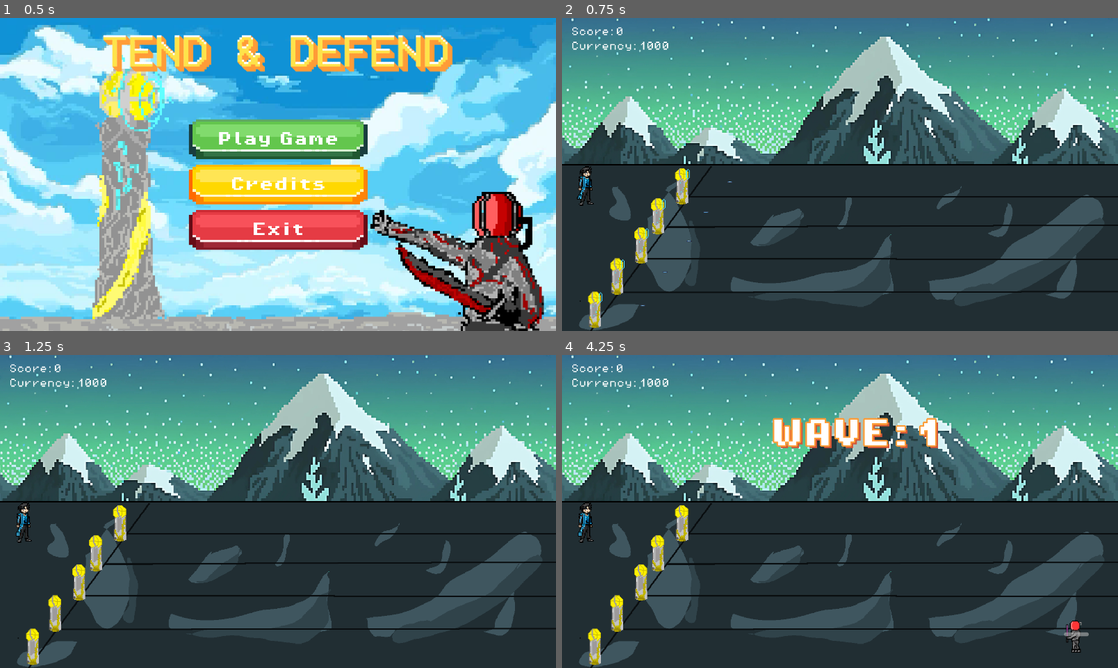
Above: before the commit, frames 1-4 (two rows, left to right).
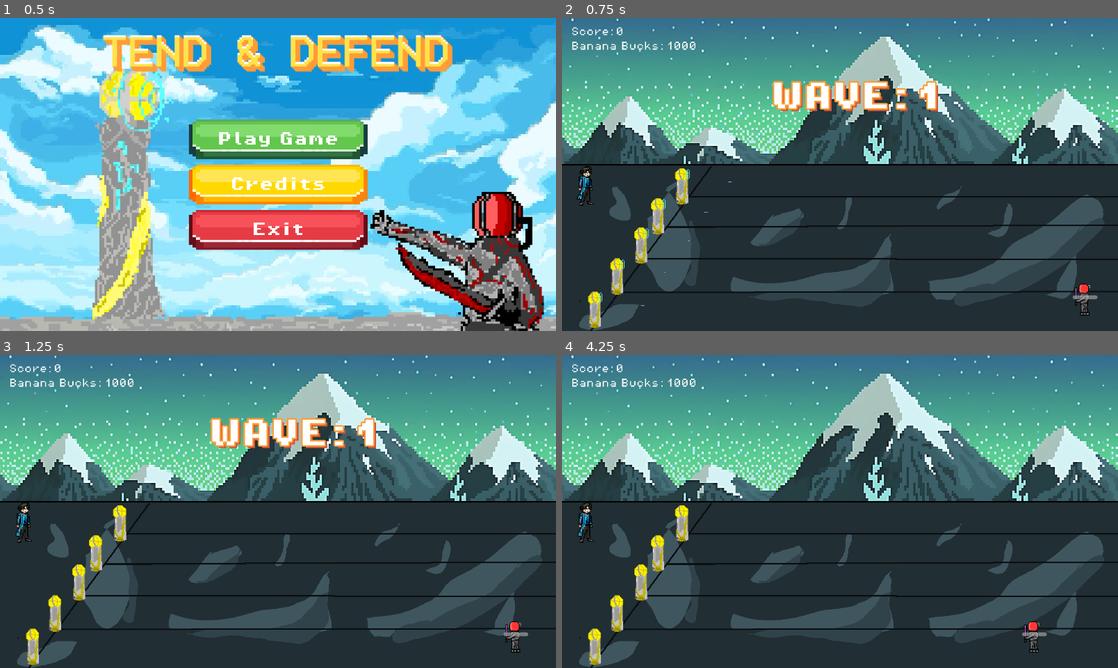
Above: after the commit, the same moments.

Repository: varun22/ECS179-FinalProject
Game: Godot game, scene res://scenes/menu.tscn
Same seed, same stepped clock (60 frames per second), same inputs: the game is played once before the commit and once after it. The engine's default icon, where the game draws it, is replaced by a stand-in: a white triangle on a blue panel in a dark square. Sound files missing from this copy of the repository are replaced by a short silence.
Inputs:
- Up to frame 1 (0.5 s): no input
- Up to frame 2 (0.75 s): click "Play Game" at 0.5 s
- Up to frame 3 (1.25 s): no input
- Up to frame 4 (4.25 s): tap Enter (ui_accept) at 1.25, 1.52, 2.27, 3.77 s; hold Right (ui_right) 1.28-2.78 s; hold Left (ui_left) 2.78-3.53 s; hold Right (ui_right) from 3.53 s (still down)

Frame 1 is identical in both runs. In frame 2, 2.4% of the frame differs, in the area x 1-97%, y 7-96%; in frame 3, 2.4%; in frame 4, 2.7%, in the area x 1-95%, y 7-96%.

Commit message:
Basic Coin functions
Added Banana Bucks

Diff:
--- /dev/null
+++ b/tend&defend/banana.gd
@@ -0,0 +1,12 @@
+extends Area2D
+#remove Mask 3 since just used for testing
+func _ready() -> void:
+	signals.turret_shot.connect(_free_bananas)
+
+func _on_body_entered(body):
+	#Update score
+	queue_free()
+
+func _free_bananas() -> void:
+	print("Free all banans")
+	queue_free()
--- /dev/null
+++ b/tend&defend/scenes/banana.tscn
@@ -0,0 +1,151 @@
+[gd_scene load_steps=22 format=3 uid="uid://clblmo6lp2p63"]
+
+[ext_resource type="Script" path="res://banana.gd" id="1_wrrrb"]
+[ext_resource type="Texture2D" uid="uid://bfdacygb6it72" path="res://assets/Banana/Banana.png" id="2_pn06q"]
+
+[sub_resource type="AtlasTexture" id="AtlasTexture_k10n7"]
+atlas = ExtResource("2_pn06q")
+region = Rect2(0, 0, 32, 32)
+
+[sub_resource type="AtlasTexture" id="AtlasTexture_85crb"]
+atlas = ExtResource("2_pn06q")
+region = Rect2(32, 0, 32, 32)
+
+[sub_resource type="AtlasTexture" id="AtlasTexture_uosif"]
+atlas = ExtResource("2_pn06q")
+region = Rect2(64, 0, 32, 32)
+
+[sub_resource type="AtlasTexture" id="AtlasTexture_b0kt3"]
+atlas = ExtResource("2_pn06q")
+region = Rect2(96, 0, 32, 32)
+
+[sub_resource type="AtlasTexture" id="AtlasTexture_k8xvq"]
+atlas = ExtResource("2_pn06q")
+region = Rect2(0, 32, 32, 32)
+
+[sub_resource type="AtlasTexture" id="AtlasTexture_g74ru"]
+atlas = ExtResource("2_pn06q")
+region = Rect2(32, 32, 32, 32)
+
+[sub_resource type="AtlasTexture" id="AtlasTexture_1ui4s"]
+atlas = ExtResource("2_pn06q")
+region = Rect2(64, 32, 32, 32)
+
+[sub_resource type="AtlasTexture" id="AtlasTexture_kc3xv"]
+atlas = ExtResource("2_pn06q")
+region = Rect2(96, 32, 32, 32)
+
+[sub_resource type="AtlasTexture" id="AtlasTexture_6277y"]
+atlas = ExtResource("2_pn06q")
+region = Rect2(0, 64, 32, 32)
+
+[sub_resource type="AtlasTexture" id="AtlasTexture_7rtlx"]
+atlas = ExtResource("2_pn06q")
+region = Rect2(32, 64, 32, 32)
+
+[sub_resource type="AtlasTexture" id="AtlasTexture_dse0u"]
+atlas = ExtResource("2_pn06q")
+region = Rect2(64, 64, 32, 32)
+
+[sub_resource type="AtlasTexture" id="AtlasTexture_6hpjm"]
+atlas = ExtResource("2_pn06q")
+region = Rect2(96, 64, 32, 32)
+
+[sub_resource type="AtlasTexture" id="AtlasTexture_3saxd"]
+atlas = ExtResource("2_pn06q")
+region = Rect2(0, 96, 32, 32)
+
+[sub_resource type="AtlasTexture" id="AtlasTexture_ac7pm"]
+atlas = ExtResource("2_pn06q")
+region = Rect2(32, 96, 32, 32)
+
+[sub_resource type="AtlasTexture" id="AtlasTexture_lqg6e"]
+atlas = ExtResource("2_pn06q")
+region = Rect2(64, 96, 32, 32)
+
+[sub_resource type="AtlasTexture" id="AtlasTexture_qnqvf"]
+atlas = ExtResource("2_pn06q")
+region = Rect2(96, 96, 32, 32)
+
+[sub_resource type="AtlasTexture" id="AtlasTexture_2comu"]
+atlas = ExtResource("2_pn06q")
+region = Rect2(0, 128, 32, 32)
+
+[sub_resource type="SpriteFrames" id="SpriteFrames_gcbpb"]
+animations = [{
+"frames": [{
+"duration": 1.0,
+"texture": SubResource("AtlasTexture_k10n7")
+}, {
+"duration": 1.0,
+"texture": SubResource("AtlasTexture_85crb")
+}, {
+"duration": 1.0,
+"texture": SubResource("AtlasTexture_uosif")
+}, {
+"duration": 1.0,
+"texture": SubResource("AtlasTexture_b0kt3")
+}, {
+"duration": 1.0,
+"texture": SubResource("AtlasTexture_k8xvq")
+}, {
+"duration": 1.0,
+"texture": SubResource("AtlasTexture_g74ru")
+}, {
+"duration": 1.0,
+"texture": SubResource("AtlasTexture_1ui4s")
+}, {
+"duration": 1.0,
+"texture": SubResource("AtlasTexture_kc3xv")
+}, {
+"duration": 1.0,
+"texture": SubResource("AtlasTexture_6277y")
+}, {
+"duration": 1.0,
+"texture": SubResource("AtlasTexture_7rtlx")
+}, {
+"duration": 1.0,
+"texture": SubResource("AtlasTexture_dse0u")
+}, {
+"duration": 1.0,
+"texture": SubResource("AtlasTexture_6hpjm")
+}, {
+"duration": 1.0,
+"texture": SubResource("AtlasTexture_3saxd")
+}, {
+"duration": 1.0,
+"texture": SubResource("AtlasTexture_ac7pm")
+}, {
+"duration": 1.0,
+"texture": SubResource("AtlasTexture_lqg6e")
+}, {
+"duration": 1.0,
+"texture": SubResource("AtlasTexture_qnqvf")
+}, {
+"duration": 1.0,
+"texture": SubResource("AtlasTexture_2comu")
+}],
+"loop": true,
+"name": &"default",
+"speed": 10.0
+}]
+
+[sub_resource type="CircleShape2D" id="CircleShape2D_wehvc"]
+radius = 11.0
+
+[node name="Area2D" type="Area2D"]
+scale = Vector2(2.72, 2.72)
+collision_mask = 5
+script = ExtResource("1_wrrrb")
+
+[node name="AnimatedSprite2D" type="AnimatedSprite2D" parent="."]
+sprite_frames = SubResource("SpriteFrames_gcbpb")
+autoplay = "default"
+frame_progress = 0.585412
+
+[node name="CollisionShape2D" type="CollisionShape2D" parent="."]
+position = Vector2(0, -4)
+shape = SubResource("CircleShape2D_wehvc")
+
+[connection signal="body_entered" from="." to="." method="_on_body_entered"]
+[connection signal="body_shape_entered" from="." to="." method="_on_body_shape_entered"]
--- a/tend&defend/scenes/enemy.tscn
+++ b/tend&defend/scenes/enemy.tscn
@@ -32,6 +32,22 @@
 "transitions": PackedFloat32Array(1, 1, 1, 1, 1),
 "update": 1,
 "values": [8, 9, 10, 11, 8]
+}
+
+[sub_resource type="Animation" id="Animation_amupw"]
+resource_name = "cloak_death"
+length = 0.7
+tracks/0/type = "value"
+tracks/0/imported = false
+tracks/0/enabled = true
+tracks/0/path = NodePath(".:frame")
+tracks/0/interp = 1
+tracks/0/loop_wrap = true
+tracks/0/keys = {
+"times": PackedFloat32Array(0, 0.1, 0.2, 0.3, 0.4, 0.5, 0.6),
+"transitions": PackedFloat32Array(1, 1, 1, 1, 1, 1, 1),
+"update": 1,
+"values": [20, 21, 22, 23, 24, 25, 40]
 }
 
 [sub_resource type="Animation" id="Animation_ex7my"]
@@ -51,6 +67,55 @@
 "values": [12, 13]
 }
 
+[sub_resource type="Animation" id="Animation_vstgv"]
+resource_name = "machete_attack"
+length = 0.5
+tracks/0/type = "value"
+tracks/0/imported = false
+tracks/0/enabled = true
+tracks/0/path = NodePath(".:frame")
+tracks/0/interp = 1
+tracks/0/loop_wrap = true
+tracks/0/keys = {
+"times": PackedFloat32Array(0, 0.1, 0.2, 0.3, 0.4),
+"transitions": PackedFloat32Array(1, 1, 1, 1, 1),
+"update": 1,
+"values": [26, 27, 28, 29, 30]
+}
+
+[sub_resource type="Animation" id="Animation_utfb5"]
+resource_name = "machete_death"
+length = 0.7
+tracks/0/type = "value"
+tracks/0/imported = false
+tracks/0/enabled = true
+tracks/0/path = NodePath(".:frame")
+tracks/0/interp = 1
+tracks/0/loop_wrap = true
+tracks/0/keys = {
+"times": PackedFloat32Array(0, 0.1, 0.2, 0.3, 0.4, 0.5, 0.6),
+"transitions": PackedFloat32Array(1, 1, 1, 1, 1, 1, 1),
+"update": 1,
+"values": [34, 35, 36, 37, 38, 39, 40]
+}
+
+[sub_resource type="Animation" id="Animation_vjg00"]
+resource_name = "machete_move_left"
+length = 0.4
+loop_mode = 1
+tracks/0/type = "value"
+tracks/0/imported = false
+tracks/0/enabled = true
+tracks/0/path = NodePath(".:frame")
+tracks/0/interp = 1
+tracks/0/loop_wrap = true
+tracks/0/keys = {
+"times": PackedFloat32Array(0, 0.1, 0.2, 0.3),
+"transitions": PackedFloat32Array(1, 1, 1, 1),
+"update": 1,
+"values": [30, 31, 32, 33]
+}
+
 [sub_resource type="Animation" id="Animation_y1dnh"]
 resource_name = "saber_attack"
 length = 0.5
@@ -65,6 +130,22 @@
 "transitions": PackedFloat32Array(1, 1, 1, 1, 1),
 "update": 1,
 "values": [0, 1, 2, 3, 0]
+}
+
+[sub_resource type="Animation" id="Animation_0gwxl"]
+resource_name = "saber_death"
+length = 0.7
+tracks/0/type = "value"
+tracks/0/imported = false
+tracks/0/enabled = true
+tracks/0/path = NodePath(".:frame")
+tracks/0/interp = 1
+tracks/0/loop_wrap = true
+tracks/0/keys = {
+"times": PackedFloat32Array(0, 0.1, 0.2, 0.3, 0.4, 0.5, 0.6),
+"transitions": PackedFloat32Array(1, 1, 1, 1, 1, 1, 1),
+"update": 1,
+"values": [14, 15, 16, 17, 18, 19, 40]
 }
 
 [sub_resource type="Animation" id="Animation_8wraw"]
@@ -82,87 +163,6 @@
 "transitions": PackedFloat32Array(1, 1, 1, 1),
 "update": 1,
 "values": [4, 5, 6, 7]
-}
-
-[sub_resource type="Animation" id="Animation_0gwxl"]
-resource_name = "saber_death"
-length = 0.7
-tracks/0/type = "value"
-tracks/0/imported = false
-tracks/0/enabled = true
-tracks/0/path = NodePath(".:frame")
-tracks/0/interp = 1
-tracks/0/loop_wrap = true
-tracks/0/keys = {
-"times": PackedFloat32Array(0, 0.1, 0.2, 0.3, 0.4, 0.5, 0.6),
-"transitions": PackedFloat32Array(1, 1, 1, 1, 1, 1, 1),
-"update": 1,
-"values": [14, 15, 16, 17, 18, 19, 40]
-}
-
-[sub_resource type="Animation" id="Animation_amupw"]
-resource_name = "cloak_death"
-length = 0.7
-tracks/0/type = "value"
-tracks/0/imported = false
-tracks/0/enabled = true
-tracks/0/path = NodePath(".:frame")
-tracks/0/interp = 1
-tracks/0/loop_wrap = true
-tracks/0/keys = {
-"times": PackedFloat32Array(0, 0.1, 0.2, 0.3, 0.4, 0.5, 0.6),
-"transitions": PackedFloat32Array(1, 1, 1, 1, 1, 1, 1),
-"update": 1,
-"values": [20, 21, 22, 23, 24, 25, 40]
-}
-
-[sub_resource type="Animation" id="Animation_vstgv"]
-resource_name = "machete_attack"
-length = 0.5
-tracks/0/type = "value"
-tracks/0/imported = false
-tracks/0/enabled = true
-tracks/0/path = NodePath(".:frame")
-tracks/0/interp = 1
-tracks/0/loop_wrap = true
-tracks/0/keys = {
-"times": PackedFloat32Array(0, 0.1, 0.2, 0.3, 0.4),
-"transitions": PackedFloat32Array(1, 1, 1, 1, 1),
-"update": 1,
-"values": [26, 27, 28, 29, 30]
-}
-
-[sub_resource type="Animation" id="Animation_vjg00"]
-resource_name = "machete_move_left"
-length = 0.4
-loop_mode = 1
-tracks/0/type = "value"
-tracks/0/imported = false
-tracks/0/enabled = true
-tracks/0/path = NodePath(".:frame")
-tracks/0/interp = 1
-tracks/0/loop_wrap = true
-tracks/0/keys = {
-"times": PackedFloat32Array(0, 0.1, 0.2, 0.3),
-"transitions": PackedFloat32Array(1, 1, 1, 1),
-"update": 1,
-"values": [30, 31, 32, 33]
-}
-
-[sub_resource type="Animation" id="Animation_utfb5"]
-resource_name = "machete_death"
-length = 0.7
-tracks/0/type = "value"
-tracks/0/imported = false
-tracks/0/enabled = true
-tracks/0/path = NodePath(".:frame")
-tracks/0/interp = 1
-tracks/0/loop_wrap = true
-tracks/0/keys = {
-"times": PackedFloat32Array(0, 0.1, 0.2, 0.3, 0.4, 0.5, 0.6),
-"transitions": PackedFloat32Array(1, 1, 1, 1, 1, 1, 1),
-"update": 1,
-"values": [34, 35, 36, 37, 38, 39, 40]
 }
 
 [sub_resource type="AnimationLibrary" id="AnimationLibrary_xsy4n"]
@@ -184,8 +184,7 @@
 
 [node name="Enemy" type="CharacterBody2D"]
 scale = Vector2(5, 5)
-collision_layer = 4
-collision_mask = 2
+collision_mask = 5
 script = ExtResource("1_dytbo")
 
 [node name="Sprite2D" type="Sprite2D" parent="."]
--- a/tend&defend/scenes/player.tscn
+++ b/tend&defend/scenes/player.tscn
@@ -2,6 +2,37 @@
 
 [ext_resource type="Script" path="res://scripts/player.gd" id="1_bti5u"]
 [ext_resource type="Texture2D" uid="uid://cdbibei17nass" path="res://assets/Player/Character  Sheet (1).png" id="2_ab0o7"]
+
+[sub_resource type="Animation" id="Animation_fophv"]
+length = 0.001
+tracks/0/type = "value"
+tracks/0/imported = false
+tracks/0/enabled = true
+tracks/0/path = NodePath("Sprite2d:frame")
+tracks/0/interp = 1
+tracks/0/loop_wrap = true
+tracks/0/keys = {
+"times": PackedFloat32Array(0),
+"transitions": PackedFloat32Array(1),
+"update": 1,
+"values": [6]
+}
+
+[sub_resource type="Animation" id="Animation_uudrd"]
+resource_name = "base_player_die"
+length = 0.4
+tracks/0/type = "value"
+tracks/0/imported = false
+tracks/0/enabled = true
+tracks/0/path = NodePath("Sprite2d:frame")
+tracks/0/interp = 1
+tracks/0/loop_wrap = true
+tracks/0/keys = {
+"times": PackedFloat32Array(0, 0.1, 0.2, 0.3),
+"transitions": PackedFloat32Array(1, 1, 1, 1),
+"update": 1,
+"values": [9, 10, 11, 41]
+}
 
 [sub_resource type="Animation" id="Animation_dx16v"]
 resource_name = "base_player_idle"
@@ -20,87 +51,6 @@
 "values": [6, 7, 8, 6, 7, 8]
 }
 
-[sub_resource type="Animation" id="Animation_fophv"]
-length = 0.001
-tracks/0/type = "value"
-tracks/0/imported = false
-tracks/0/enabled = true
-tracks/0/path = NodePath("Sprite2d:frame")
-tracks/0/interp = 1
-tracks/0/loop_wrap = true
-tracks/0/keys = {
-"times": PackedFloat32Array(0),
-"transitions": PackedFloat32Array(1),
-"update": 1,
-"values": [6]
-}
-
-[sub_resource type="Animation" id="Animation_1ty74"]
-resource_name = "sword_walk_right"
-length = 0.3
-loop_mode = 1
-tracks/0/type = "value"
-tracks/0/imported = false
-tracks/0/enabled = true
-tracks/0/path = NodePath("Sprite2d:frame")
-tracks/0/interp = 1
-tracks/0/loop_wrap = true
-tracks/0/keys = {
-"times": PackedFloat32Array(0, 0.1, 0.2),
-"transitions": PackedFloat32Array(1, 1, 1),
-"update": 1,
-"values": [0, 2, 1]
-}
-
-[sub_resource type="Animation" id="Animation_sh7gk"]
-resource_name = "sword_attack"
-length = 0.4
-tracks/0/type = "value"
-tracks/0/imported = false
-tracks/0/enabled = true
-tracks/0/path = NodePath("Sprite2d:frame")
-tracks/0/interp = 1
-tracks/0/loop_wrap = true
-tracks/0/keys = {
-"times": PackedFloat32Array(0, 0.1, 0.2, 0.3),
-"transitions": PackedFloat32Array(1, 1, 1, 1),
-"update": 1,
-"values": [3, 4, 5, 3]
-}
-
-[sub_resource type="Animation" id="Animation_uudrd"]
-resource_name = "base_player_die"
-length = 0.4
-tracks/0/type = "value"
-tracks/0/imported = false
-tracks/0/enabled = true
-tracks/0/path = NodePath("Sprite2d:frame")
-tracks/0/interp = 1
-tracks/0/loop_wrap = true
-tracks/0/keys = {
-"times": PackedFloat32Array(0, 0.1, 0.2, 0.3),
-"transitions": PackedFloat32Array(1, 1, 1, 1),
-"update": 1,
-"values": [9, 10, 11, 41]
-}
-
-[sub_resource type="Animation" id="Animation_3kkxo"]
-resource_name = "hammer_move_right"
-length = 0.3
-loop_mode = 1
-tracks/0/type = "value"
-tracks/0/imported = false
-tracks/0/enabled = true
-tracks/0/path = NodePath("Sprite2d:frame")
-tracks/0/interp = 1
-tracks/0/loop_wrap = true
-tracks/0/keys = {
-"times": PackedFloat32Array(0, 0.1, 0.2),
-"transitions": PackedFloat32Array(1, 1, 1),
-"update": 1,
-"values": [12, 13, 14]
-}
-
 [sub_resource type="Animation" id="Animation_3eckw"]
 resource_name = "hammer_attack"
 length = 0.4
@@ -134,6 +84,39 @@
 "values": [18, 19]
 }
 
+[sub_resource type="Animation" id="Animation_3kkxo"]
+resource_name = "hammer_move_right"
+length = 0.3
+loop_mode = 1
+tracks/0/type = "value"
+tracks/0/imported = false
+tracks/0/enabled = true
+tracks/0/path = NodePath("Sprite2d:frame")
+tracks/0/interp = 1
+tracks/0/loop_wrap = true
+tracks/0/keys = {
+"times": PackedFloat32Array(0, 0.1, 0.2),
+"transitions": PackedFloat32Array(1, 1, 1),
+"update": 1,
+"values": [12, 13, 14]
+}
+
+[sub_resource type="Animation" id="Animation_sl16o"]
+resource_name = "racket_attack"
+length = 0.3
+tracks/0/type = "value"
+tracks/0/imported = false
+tracks/0/enabled = true
+tracks/0/path = NodePath("Sprite2d:frame")
+tracks/0/interp = 1
+tracks/0/loop_wrap = true
+tracks/0/keys = {
+"times": PackedFloat32Array(0, 0.1, 0.2),
+"transitions": PackedFloat32Array(1, 1, 1),
+"update": 1,
+"values": [21, 35, 21]
+}
+
 [sub_resource type="Animation" id="Animation_h7cjj"]
 resource_name = "racket_idle"
 length = 0.2
@@ -167,37 +150,20 @@
 "values": [21, 22, 23, 24]
 }
 
-[sub_resource type="Animation" id="Animation_sl16o"]
-resource_name = "racket_attack"
-length = 0.3
-tracks/0/type = "value"
-tracks/0/imported = false
-tracks/0/enabled = true
-tracks/0/path = NodePath("Sprite2d:frame")
-tracks/0/interp = 1
-tracks/0/loop_wrap = true
-tracks/0/keys = {
-"times": PackedFloat32Array(0, 0.1, 0.2),
-"transitions": PackedFloat32Array(1, 1, 1),
-"update": 1,
-"values": [21, 35, 21]
-}
-
-[sub_resource type="Animation" id="Animation_5255k"]
-resource_name = "stick_walk_right"
-length = 0.3
-loop_mode = 1
-tracks/0/type = "value"
-tracks/0/imported = false
-tracks/0/enabled = true
-tracks/0/path = NodePath("Sprite2d:frame")
-tracks/0/interp = 1
-tracks/0/loop_wrap = true
-tracks/0/keys = {
-"times": PackedFloat32Array(0, 0.1, 0.2),
-"transitions": PackedFloat32Array(1, 1, 1),
-"update": 1,
-"values": [30, 31, 32]
+[sub_resource type="Animation" id="Animation_3x5vy"]
+resource_name = "stick_attack"
+length = 0.4
+tracks/0/type = "value"
+tracks/0/imported = false
+tracks/0/enabled = true
+tracks/0/path = NodePath("Sprite2d:frame")
+tracks/0/interp = 1
+tracks/0/loop_wrap = true
+tracks/0/keys = {
+"times": PackedFloat32Array(0, 0.1, 0.2, 0.3),
+"transitions": PackedFloat32Array(1, 1, 1, 1),
+"update": 1,
+"values": [33, 34, 35, 33]
 }
 
 [sub_resource type="Animation" id="Animation_ysxt5"]
@@ -217,20 +183,54 @@
 "values": [36, 37]
 }
 
-[sub_resource type="Animation" id="Animation_3x5vy"]
-resource_name = "stick_attack"
-length = 0.4
-tracks/0/type = "value"
-tracks/0/imported = false
-tracks/0/enabled = true
-tracks/0/path = NodePath("Sprite2d:frame")
-tracks/0/interp = 1
-tracks/0/loop_wrap = true
-tracks/0/keys = {
-"times": PackedFloat32Array(0, 0.1, 0.2, 0.3),
-"transitions": PackedFloat32Array(1, 1, 1, 1),
-"update": 1,
-"values": [33, 34, 35, 33]
+[sub_resource type="Animation" id="Animation_5255k"]
+resource_name = "stick_walk_right"
+length = 0.3
+loop_mode = 1
+tracks/0/type = "value"
+tracks/0/imported = false
+tracks/0/enabled = true
+tracks/0/path = NodePath("Sprite2d:frame")
+tracks/0/interp = 1
+tracks/0/loop_wrap = true
+tracks/0/keys = {
+"times": PackedFloat32Array(0, 0.1, 0.2),
+"transitions": PackedFloat32Array(1, 1, 1),
+"update": 1,
+"values": [30, 31, 32]
+}
+
+[sub_resource type="Animation" id="Animation_sh7gk"]
+resource_name = "sword_attack"
+length = 0.4
+tracks/0/type = "value"
+tracks/0/imported = false
+tracks/0/enabled = true
+tracks/0/path = NodePath("Sprite2d:frame")
+tracks/0/interp = 1
+tracks/0/loop_wrap = true
+tracks/0/keys = {
+"times": PackedFloat32Array(0, 0.1, 0.2, 0.3),
+"transitions": PackedFloat32Array(1, 1, 1, 1),
+"update": 1,
+"values": [3, 4, 5, 3]
+}
+
+[sub_resource type="Animation" id="Animation_1ty74"]
+resource_name = "sword_walk_right"
+length = 0.3
+loop_mode = 1
+tracks/0/type = "value"
+tracks/0/imported = false
+tracks/0/enabled = true
+tracks/0/path = NodePath("Sprite2d:frame")
+tracks/0/interp = 1
+tracks/0/loop_wrap = true
+tracks/0/keys = {
+"times": PackedFloat32Array(0, 0.1, 0.2),
+"transitions": PackedFloat32Array(1, 1, 1),
+"update": 1,
+"values": [0, 2, 1]
 }
 
 [sub_resource type="AnimationLibrary" id="AnimationLibrary_gy81v"]
--- a/tend&defend/scenes/stage1.tscn
+++ b/tend&defend/scenes/stage1.tscn
@@ -13,6 +13,7 @@
 [ext_resource type="Script" path="res://scripts/projectile_factory.gd" id="10_a00n7"]
 [ext_resource type="PackedScene" uid="uid://d1oxoghresfh5" path="res://scenes/projectile.tscn" id="11_3dyi8"]
 [ext_resource type="PackedScene" uid="uid://gr765jgn4n5p" path="res://scenes/sound_manager.tscn" id="13_ulv4p"]
+[ext_resource type="PackedScene" uid="uid://clblmo6lp2p63" path="res://scenes/banana.tscn" id="14_bx24t"]
 
 [node name="Stage1" type="Node2D" node_paths=PackedStringArray("ui")]
 process_mode = 1
@@ -73,3 +74,9 @@
 projectile = ExtResource("11_3dyi8")
 
 [node name="soundManager" parent="." instance=ExtResource("13_ulv4p")]
+
+[node name="Area2D" parent="." instance=ExtResource("14_bx24t")]
+position = Vector2(1625, 773)
+
+[node name="Area2D2" parent="." instance=ExtResource("14_bx24t")]
+position = Vector2(431, 376)
--- a/tend&defend/scenes/ui.tscn
+++ b/tend&defend/scenes/ui.tscn
@@ -119,7 +119,7 @@
 layout_mode = 2
 theme_override_fonts/font = ExtResource("2_1uel0")
 theme_override_font_sizes/font_size = 30
-text = "Currency:"
+text = "Banana Bucks:"
 
 [node name="Currency" type="Label" parent="HUD/Top2/VBoxContainer/HBoxContainer"]
 layout_mode = 2
--- a/tend&defend/scripts/enemy.gd
+++ b/tend&defend/scripts/enemy.gd
@@ -29,7 +29,6 @@
 		#print("Enemy has made reach the end")
 		#Delete this later! This is just for testing UI
 		_enemy_died()
-
 		queue_free()
 
 func _enemy_died() -> void:
--- a/tend&defend/scripts/signals.gd
+++ b/tend&defend/scripts/signals.gd
@@ -4,3 +4,4 @@
 signal enemy_damaged()
 signal turret_shot()
 signal button_click()
+signal new_wave()
--- a/tend&defend/scripts/sound_manager.gd
+++ b/tend&defend/scripts/sound_manager.gd
@@ -7,6 +7,7 @@
 	signals.turret_shot.connect(_on_turret_shoot)
 	signals.button_click.connect(_on_button_click)
 
+
 # Two ways of doing it
 func _on_turret_shoot() -> void:
 	$shoot.play()
--- a/tend&defend/scripts/waves_manager.gd
+++ b/tend&defend/scripts/waves_manager.gd
@@ -24,7 +24,7 @@
 func _ready() -> void:
 	# Builds turrets based on global types and stats in turret_type
 	turret_fact.rebuild()
-	await wait(3.0) #use for buy phase
+	await wait(0.1) #use for buy phase
 	calc_num_to_spawn()
 	create_enemy_schedule()
 	spawn_enemies()
@@ -41,6 +41,7 @@
 # Called every frame. 'delta' is the elapsed time since the previous frame.
 func _process(delta: float) -> void:
 	if check_end():
+		signals.new_wave.emit()
 		globalVars.wave_num += 1
 		done_spawning = false
 		#switch scene to buy menu, on player exit or timer end, switch back to stage1
Binary file added: tend&defend/assets/Banana/Banana.png
Not shown, added: tend&defend/assets/Banana/Banana.png.import
Not shown, added: tend&defend/assets/Banana/power_up.wav.import
Not shown: 1 places in tend&defend/scenes/stage1.tscn that only renumber resources
Not shown, added: .DS_Store
Not shown, changed: tend&defend/.DS_Store
Not shown, changed: tend&defend/assets/.DS_Store
Not shown, added: tend&defend/assets/Banana/power_up.wav
